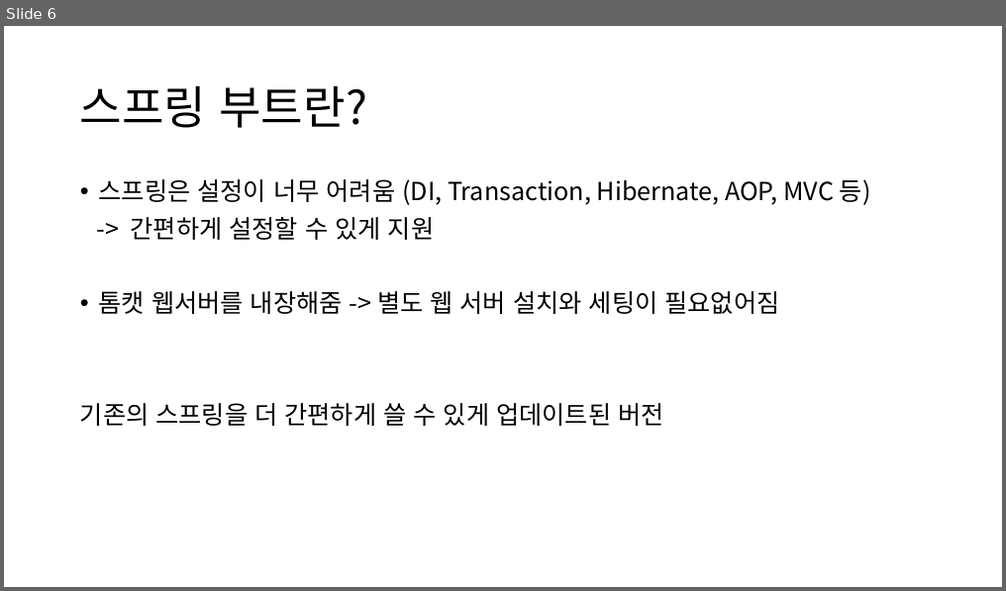
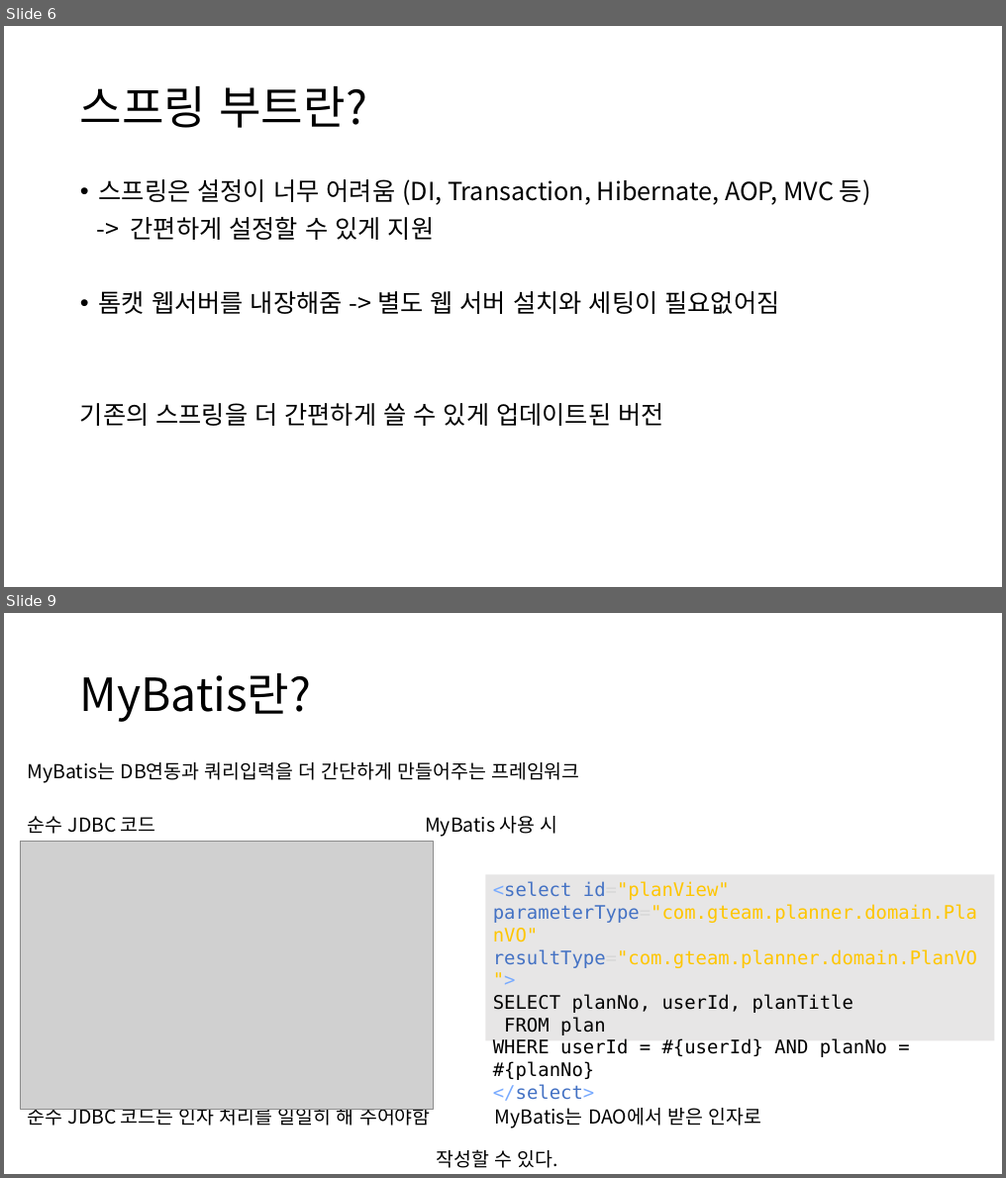
Before and after one commit to Jonghyun99/TIL, a slide deck: ppt/Spring, MVC패턴, MyBatis.pptx. Shown one above the other, each under a label of ours: slide 6 before the commit, slides 6 and 9 after it; the slides between them are not shown. The pictures are 1006x591 and 1006x1178 pixels, drawn with LibreOffice and Linux fonts; fonts in the diff are those of the drawing; grey boxes stand for pictures. Boxes give left, top, right and bottom in pixels: in the first picture for what was removed or moved away, otherwise in the second. Text is boxed around its words. In the diff, an @@ line names an element or a change of style, - is before the commit and + after.

```diff
--- a/ppt/Spring, MVC패턴, MyBatis.pptx
+++ b/ppt/Spring, MVC패턴, MyBatis.pptx
@@ slide 9 added at bbox=[4, 613, 1002, 1174], background #FFFFFF @@
@@ title added at bbox=[80, 673, 312, 722], 44 pt, text #000000 @@
+MyBatis란?
@@ text added at bbox=[28, 762, 762, 1168], 18.5 pt, text #000000 @@
+MyBatis는 DB연동과 쿼리입력을 더 간단하게 만들어주는 프레임워크
+순수 JDBC 코드 MyBatis 사용 시
+->
+순수 JDBC 코드는 인자 처리를 일일히 해 주어야함 MyBatis는 DAO에서 받은 인자로
+작성할 수 있다.
@@ picture added at bbox=[20, 842, 433, 1109] @@
@@ rectangle added at bbox=[485, 875, 994, 1042], fill #E7E6E6, 18 pt, text #000000 @@
+<select id="planView" parameterType="com.gteam.planner.domain.PlanVO" resultType="com.gteam.planner.domain.PlanVO">
+SELECT planNo, userId, planTitle
+FROM plan
+WHERE userId = #{userId} AND planNo = #{planNo}
+</select>
```
Also in this commit, not shown: 6 slides changed, 1 other slide added, 1 slide removed.
